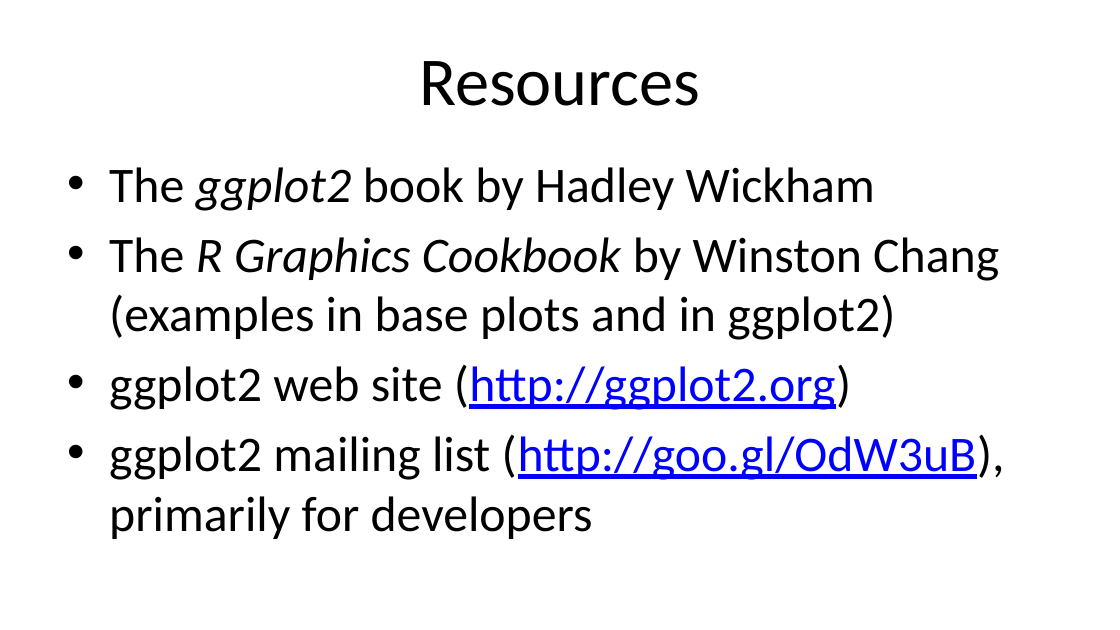
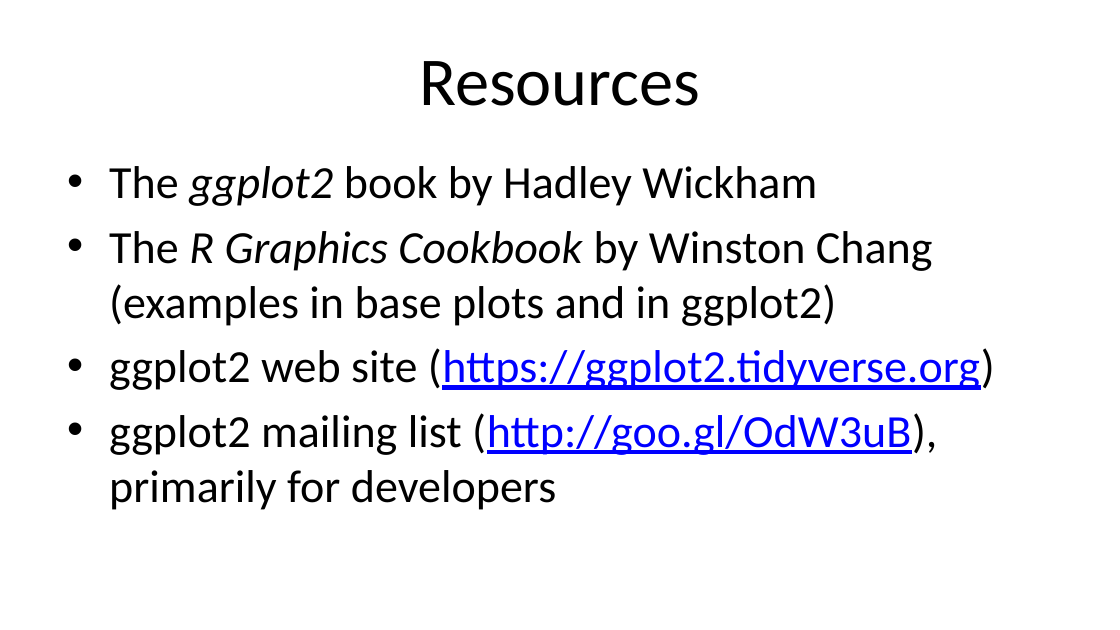
Before and after one commit to KirosG/Biostat776, a slide deck: slide 28 of notes/ggplot2_part1.pptx. Drawn at 1120x630 pixels with LibreOffice and Linux fonts; fonts in the diff are those of the drawing. Boxes give left, top, right and bottom in pixels: in the first picture for what was removed or moved away, otherwise in the second. Text is boxed around its words. In the diff, an @@ line names an element or a change of style, - is before the commit and + after.

Commit message:
Update ggplot2 part 1

```diff
--- a/notes/ggplot2_part1.pptx
+++ b/notes/ggplot2_part1.pptx
@@ text at box(109, 166, 937, 510): size 32 to 29.6 pt in "The ggplot2 book by Hadley Wickham", "The R Graphics Cookbook by Winston Chang ...", "ggplot2 mailing list (http://goo.gl/OdW3uB), primarily for d ..." @@
@@ text at box(109, 348, 995, 390): text changed; size 32 to 29.6 pt @@
-• ggplot2 web site (http://ggplot2.org)
+• ggplot2 web site (https://ggplot2.tidyverse.org)
```
Also in this commit, not shown: 1 other slide changed, 1 other file.
